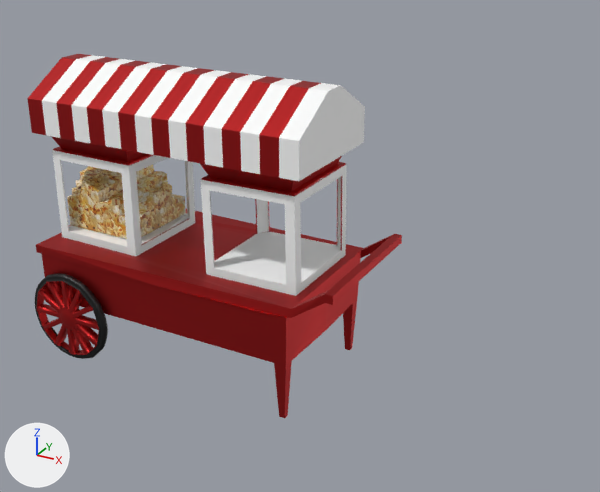
One commit to the Blender file Carrito.blend: the scene before it, then after it.
Before and after are seen from a 50 mm camera at (5.76, -8.21, 4.2) aimed at (1.29, -0.08, 0.14). The lights are fixed; the arrows at lower left show +X, +Y and +Z.

In view in the first picture: 'Cube', 'Estructura'.
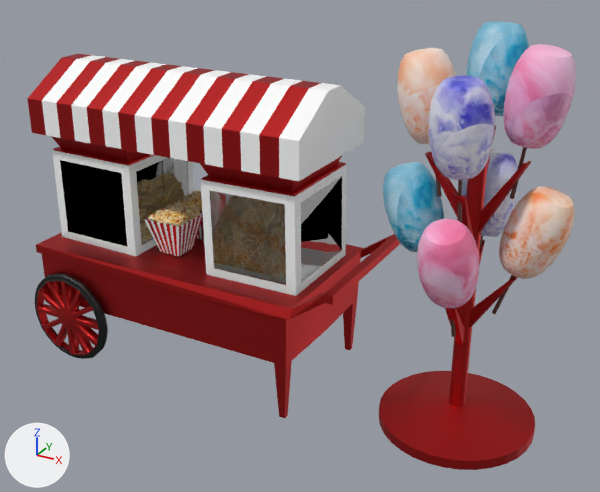
Commit message: Carrito - Terminado (creo)

What changed in the scene script:
```text
Add mat_vidrio:
    mat_vidrio = bpy.data.materials.new('vidrio')
    mat_vidrio.use_nodes = True; mat_vidrio.node_tree.nodes.clear()
    _N = mat_vidrio.node_tree.nodes; _L = mat_vidrio.node_tree.links
    n0 = _N.new('ShaderNodeOutputMaterial'); n0.name = 'Material Output'
    n1 = _N.new('ShaderNodeBsdfGlass'); n1.name = 'Glass BSDF'
    n1.distribution = 'GGX'
    n1.inputs[2].default_value = 1.45  # 'IOR'
    n2 = _N.new('ShaderNodeTexCoord'); n2.name = 'Texture Coordinate'
    n2.object = ob_estructura
    _L.new(n1.outputs[0], n0.inputs[0])  # 'BSDF' to 'Surface'
    _L.new(n2.outputs[5], n1.inputs[3])  # 'Window' to 'Normal'
Change me_cube_001:
    used by ob_estructura; location = (-0.22, 0.0, 0.69)
    remove me_cube_001.from_pydata(...)  # 4561 vertices, 4616 faces, 4 loose edges; spans x -2.08..2.41, y -1.15..1.15, z -2.46..1.41
    add me_cube_001.from_pydata(...)  # 4561 vertices, 4631 faces, 2 loose edges; spans x -2.08..2.41, y -1.15..1.15, z -2.46..1.41
    me_cube_001 part 1
    2 vertices are removed from x 1.61, y -1.03..1.03, z -1.01
    13 faces are deleted
    2 loose edges are deleted
    4 vertices move from x 1.76..1.89, y -0.99..0.99, z -1.01..0.21 to x 1.76..1.89, y -1.02..1.02, z -1.01..0.21
    2 vertices are added at (1.84, 1.03, -1.01), (1.84, -1.03, -1.01)
    8 new faces join them, mat_rojo (red #c42b2c)
    10 new faces join them, mat_blanco (white #ffffff)
    10 new faces join them, mat_vidrio
    me_cube_001 part 2: 28 faces spanning x -1.85..1.78, y -0.66..0.66, z -0.81..0.21 switch from mat_rojo (red #c42b2c) to mat_vidrio
    me_cube_001 part 3: 6 faces spanning x -1.85..-0.57, y -0.66..0.66, z -0.81..0.21 switch from mat_blanco (white #ffffff) to mat_vidrio
    me_cube_001 part 4: 2 faces spanning x 0.62..1.65, y -0.66..-0.65, z -0.8..0.21 switch from mat_material_001 to mat_vidrio
Change ob_cono:
    remove ob_cono.hide_set(True)
Change ob_cono_2:
    remove ob_cono_2.hide_set(True)
Change ob_estructura_algodon:
    remove ob_estructura_algodon.hide_set(True)
Change ob_algodon_de_azucar:
    remove ob_algodon_de_azucar.hide_set(True)
Remove ob_cube:
    ob_cube = bpy.data.objects.new('Cube', me_cube)
    ob_cube.location = (-1.5, 0.06, 0.53)
    ob_cube.scale = (0.556, 0.56, 0.631)
```

What differs and where, as boxes [x1, y1, x2, y2] in the pictures (600 x 492 px):
'Estructura', reshaped: before [27, 54, 402, 418]; after [27, 54, 401, 418]
'Algodon de azucar', shown: after [383, 22, 576, 337]
'Estructura Algodon', shown (red): after [379, 126, 535, 470]
'Cube', deleted (brown): before [67, 165, 186, 239]
'Cono', shown: after [144, 204, 203, 256]
'Cono 2', shown (brown): after [175, 190, 204, 240]
part 1 of me_cube_001, built on: before [36, 164, 347, 318]; after [36, 158, 347, 319]
part 2 of me_cube_001, recoloured: before [68, 176, 342, 285]; after [224, 179, 342, 277]
part 3 of me_cube_001, recoloured: before [68, 162, 190, 247]; after [92, 162, 189, 244]
part 4 of me_cube_001, recoloured: before [210, 193, 215, 268]; after [210, 204, 215, 268]
